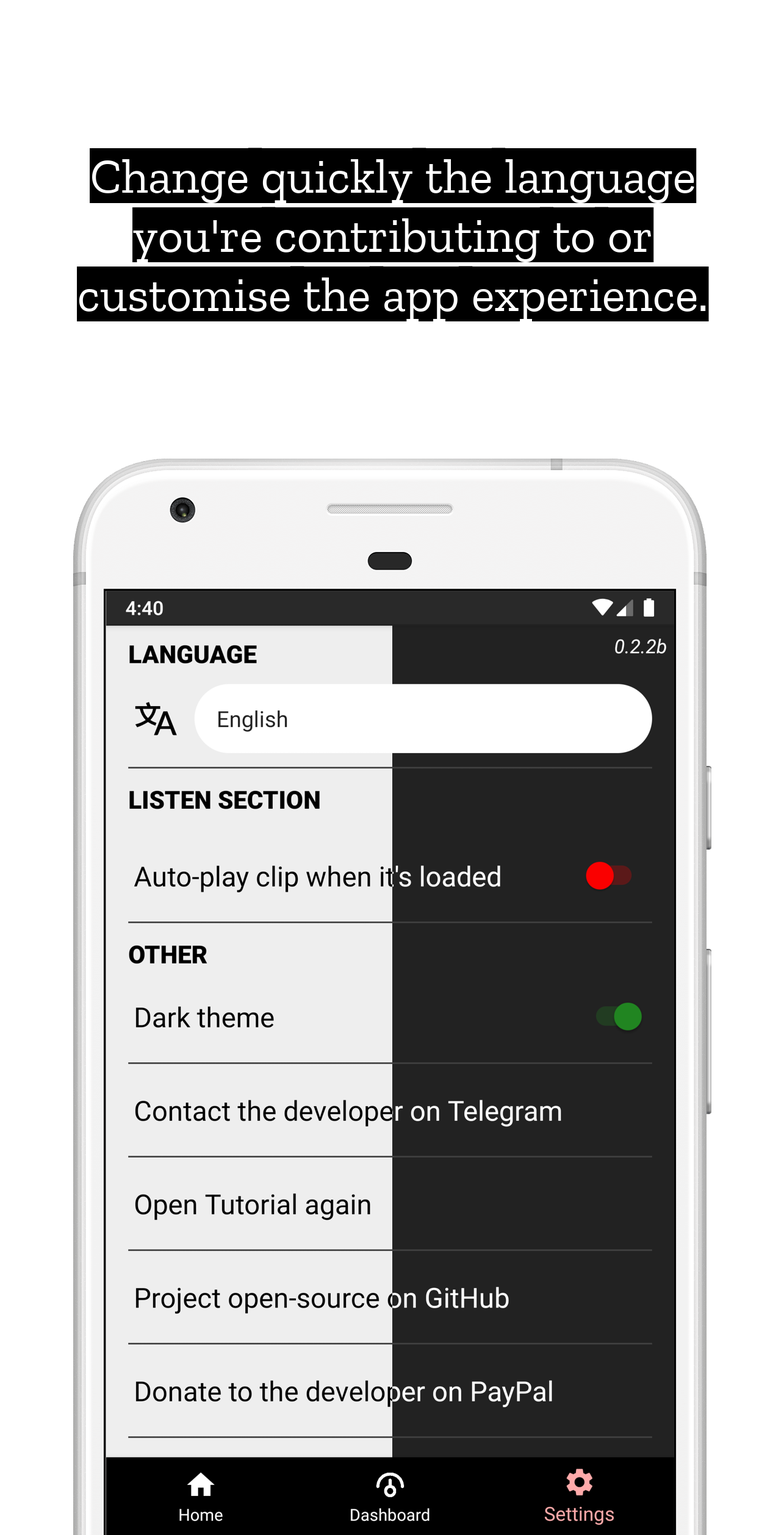
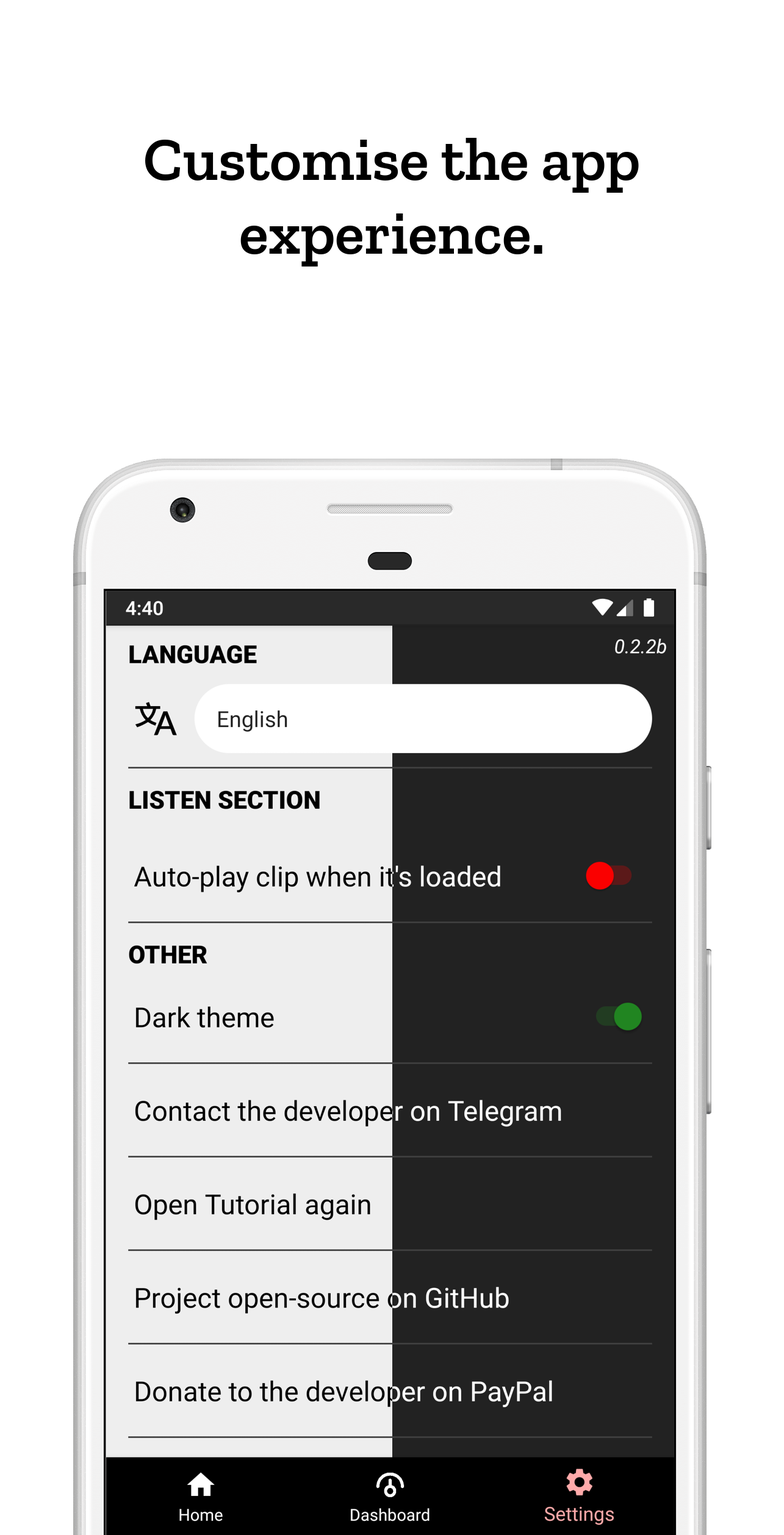
Before/after of a 784px x 1535px layered artwork. What changed in the layer stack:
painted on "Text" over [76, 137, 709, 322]
